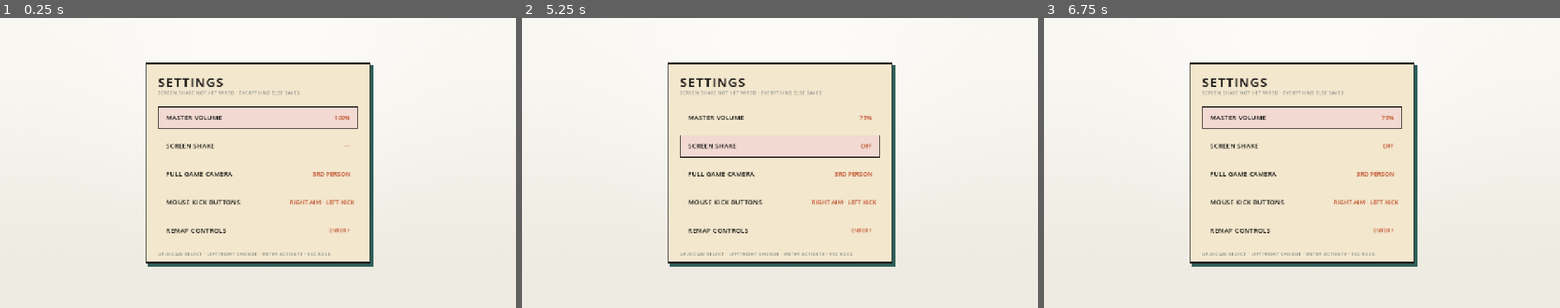
Above: before the commit, frames 1-3 (left to right).
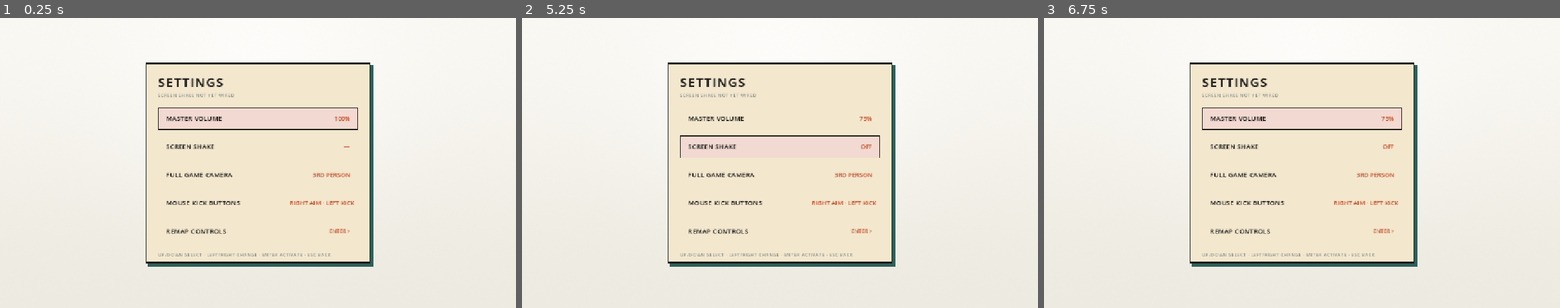
Above: after the commit, the same moments.

Repository: Yaandle/aussie-rules2
Game: Godot game, scene res://scenes/ui/settings_screen.tscn
Two runs of this game, one before a commit and one after it. Both use one fixed random seed, a clock stepped at 60 frames per second and the inputs below. This scene is started directly instead of the project's main scene.
Inputs (mouse positions are in pixels of both pictures, inside the frame that each line leads up to):
- Up to frame 1 (0.25 s): no input
- Up to frame 2 (5.25 s): tap Enter (ui_accept) at 0.5, 0.77, 2, 3.77, 4.25 s; move the mouse to (893, 148) at 0.52 s; hold D (move_right) 0.53-1.25 s; tap Space (bounce) at 0.6 s; click (893, 148) at 0.67 s; tap R (debug_reset) at 1.25, 3.5 s; drag from (676, 177) to (754, 221) at 1.27 s; move the mouse to (831, 99) at 2.02 s; hold D (move_right) 2.03-2.75 s; hold V (call_for_ball) 2.03-2.75 s; tap Y (confirm) at 2.75 s; drag from (754, 221) to (625, 119) at 2.77 s; move the mouse to (934, 206) at 3.52 s; hold A (move_left) 3.53-4.25 s; tap Left (camera_left) at 3.6 s; drag from (625, 119) to (702, 90) at 4.27 s; move the mouse to (805, 163) at 5.02 s; hold S (move_back) from 5.03 s (still down); tap Right (camera_right) at 5.1 s; click (805, 163) at 5.17 s
- Up to frame 3 (6.75 s): release S (move_back) at 5.75 s; drag from (1224, 90) to (1198, 177) at 5.77 s; move the mouse to (1415, 148) at 6.52 s; hold W (move_forward) from 6.53 s (still down); hold Y (confirm) from 6.53 s (still down)

The runs differ from the first frame. In frame 1, 1.7% of the frame differs, in the area x 30-70%, y 25-83%; in frame 2, 1.6%; in frame 3, 1.7%.

Commit message:
minor fixes

Diff:
--- a/scripts/ui/settings_screen.gd
+++ b/scripts/ui/settings_screen.gd
@@ -87,17 +87,17 @@
 	var card := RetroWindow.shell(card_wrapper, card_size)
 
 	var title := SoftBrutalist.label("SETTINGS", SoftBrutalist.SIZE_TITLE, RetroWindow.BORDER,
-		SoftBrutalist.WEIGHT_HEAVY, SoftBrutalist.TRACK_TITLE)
+	SoftBrutalist.WEIGHT_HEAVY, SoftBrutalist.TRACK_TITLE)
 	title.position = Vector2(32.0, 28.0)
 	card.add_child(title)
 
-	var subtitle := SoftBrutalist.label("SCREEN SHAKE NOT YET WIRED · EVERYTHING ELSE SAVES",
+	var subtitle := SoftBrutalist.label("SCREEN SHAKE NOT YET WIRED ",
 		SoftBrutalist.SIZE_CAPTION, SoftBrutalist.MUTED,
 		SoftBrutalist.WEIGHT_REGULAR, SoftBrutalist.TRACK_LABEL)
-	subtitle.position = Vector2(32.0, 68.0)
+	subtitle.position = Vector2(32.0, 74.0)
 	card.add_child(subtitle)
 
-	var top := 110.0
+	var top := 112.0
 	for i in _rows.size():
 		var row := _rows[i]
 		var panel := Panel.new()
